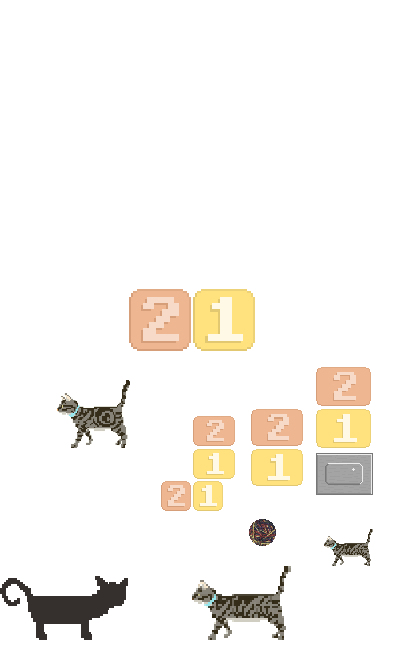
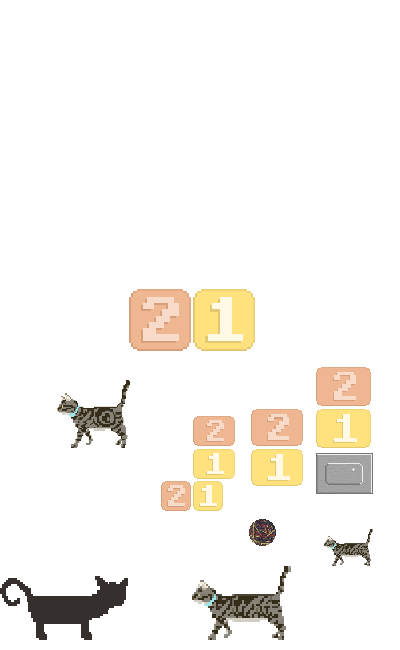
Two versions of the same layered image (400 × 650). Layer-by-layer changes:
painted on "Layer 3" over [left=316, top=492, right=373, bottom=495]
